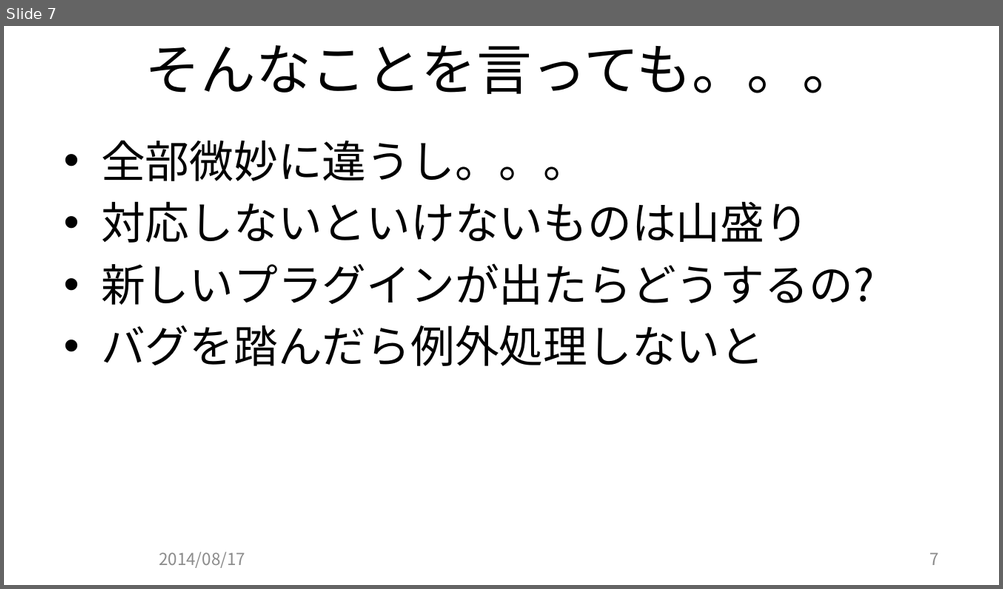
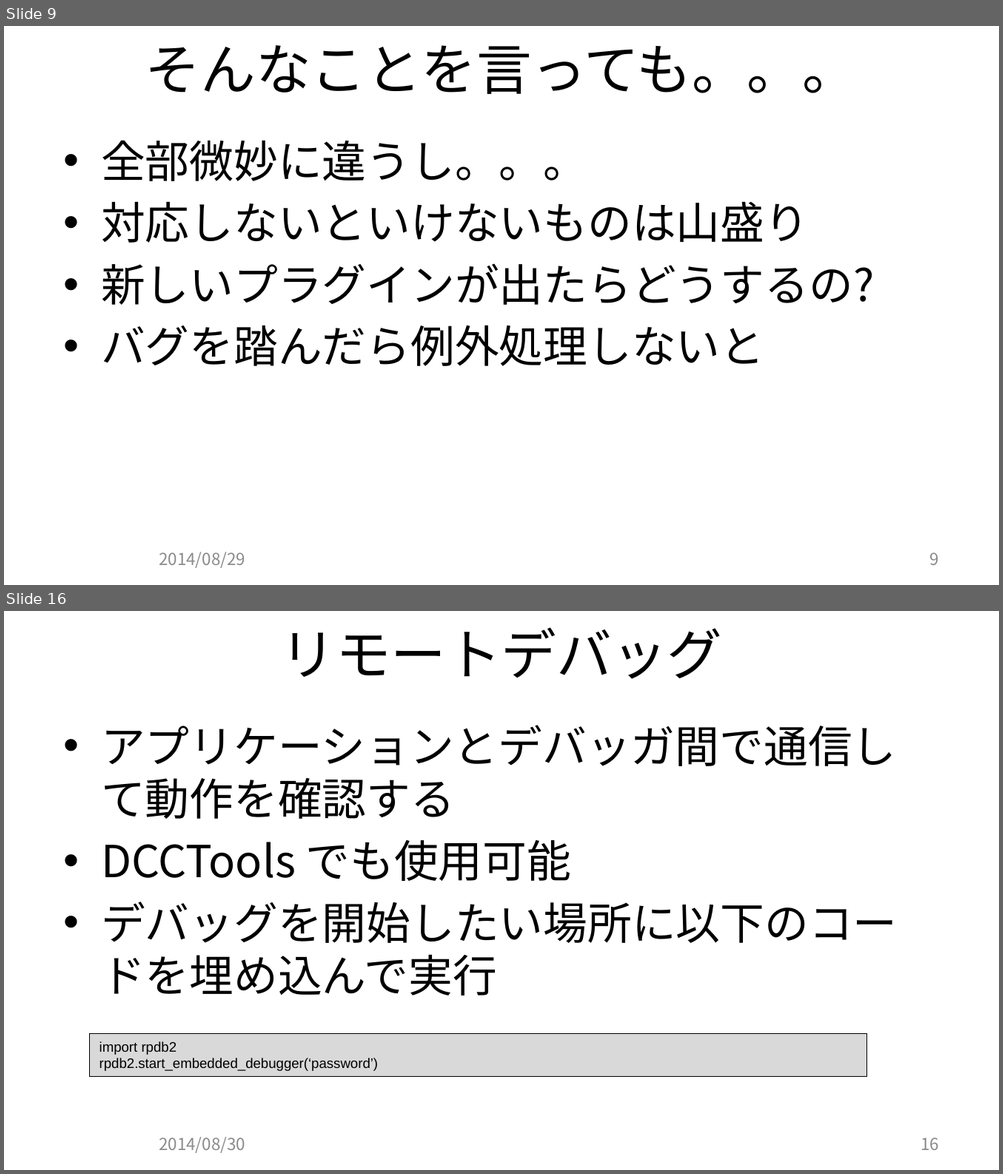
Before and after one commit to JCGS/CEDEC2014, a slide deck: chiyama/2014cedec_chiyama.pptx. Shown one above the other, each under a label of ours: slide 7 before the commit, slides 9 and 16 after it; the slides between them are not shown. The pictures are 1003x589 and 1003x1174 pixels, drawn with LibreOffice and Linux fonts; fonts in the diff are those of the drawing; background and template pictures are left out. Boxes give left, top, right and bottom in pixels: in the first picture for what was removed or moved away, otherwise in the second. Text is boxed around its words. In the diff, an @@ line names an element or a change of style, - is before the commit and + after.

Commit message:
コードの品質維持の項目を追加 WinPDB のデモを追加 全体の構成を修正

```diff
--- a/chiyama/2014cedec_chiyama.pptx
+++ b/chiyama/2014cedec_chiyama.pptx
@@ slide 16 added at (x1=4, y1=611, x2=999, y2=1170), background picture (left out) @@
@@ title added at (x1=281, y1=627, x2=723, y2=679), 40 pt, text #000000 @@
+リモートデバッグ
@@ text added at (x1=101, y1=725, x2=897, y2=996), 32 pt, text #000000 @@
+• アプリケーションとデバッガ間で通信して動作を確認する
+• DCCTools でも使用可能
+• デバッグを開始したい場所に以下のコードを埋め込んで実行
@@ rectangle added at (x1=90, y1=1034, x2=866, y2=1077), fill #D9D9D9, outline #000000 0.75 pt, 10 pt, text #000000 @@
+import rpdb2
+rpdb2.start_embedded_debugger(‘password’)
@@ text added at (x1=159, y1=1137, x2=245, y2=1153), 12 pt, text #8C8C8C @@
+2014/08/30
@@ page number added at (x1=920, y1=1138, x2=939, y2=1150), 12 pt, text #898989 @@
+16
@@ what was slide 7 is now slide 9 @@
@@ slide 9 changed as well @@
@@ text at (x1=159, y1=552, x2=245, y2=568): text changed @@
-2014/08/17
+2014/08/29
@@ page number at (x1=930, y1=553, x2=939, y2=565): text changed @@
-7
+9
```
Also in this commit, not shown: 16 other slides changed, 12 other slides added, 1 slide removed, 7 other files.
